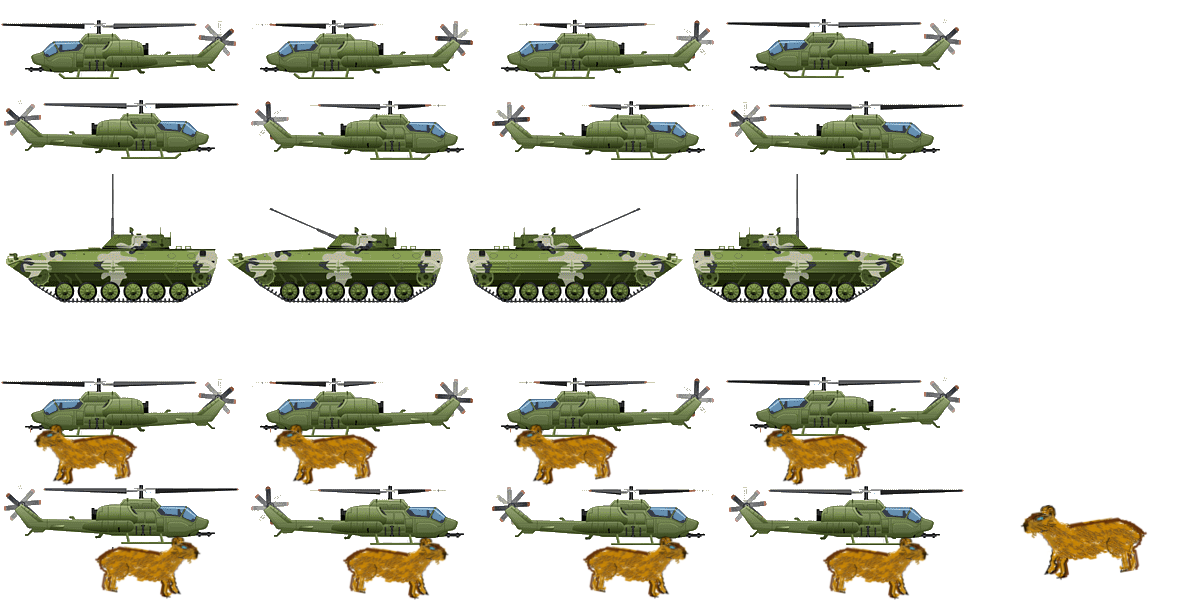
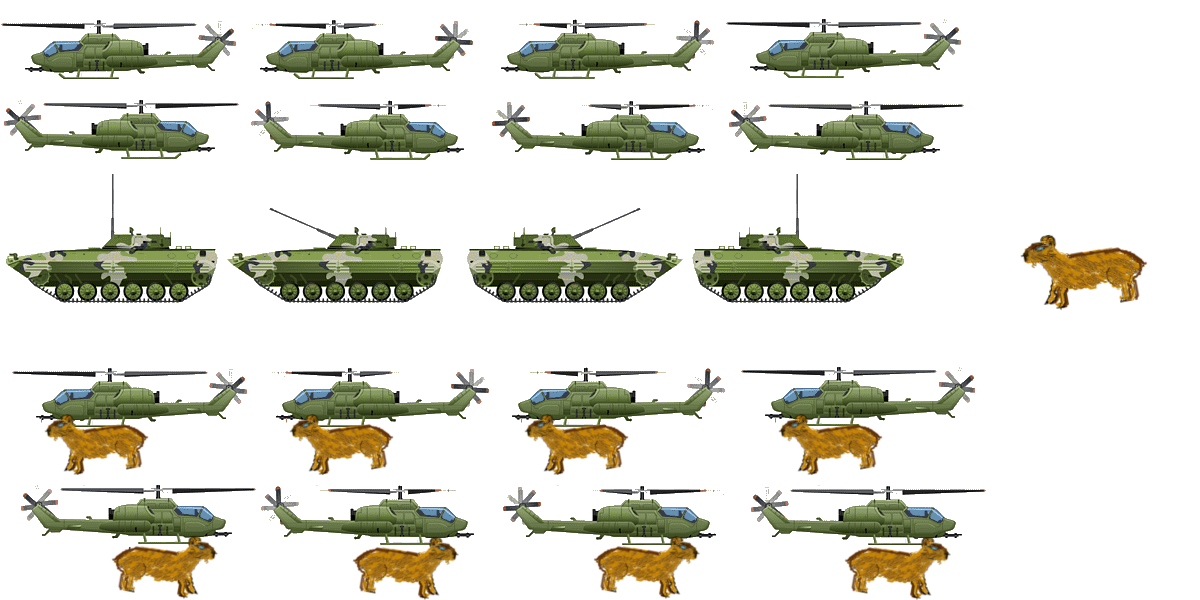
Before/after of a 1200x600 layered artwork. What changed in the layer stack:
painted on "new_sprites.png" over [1, 234, 1148, 600]
